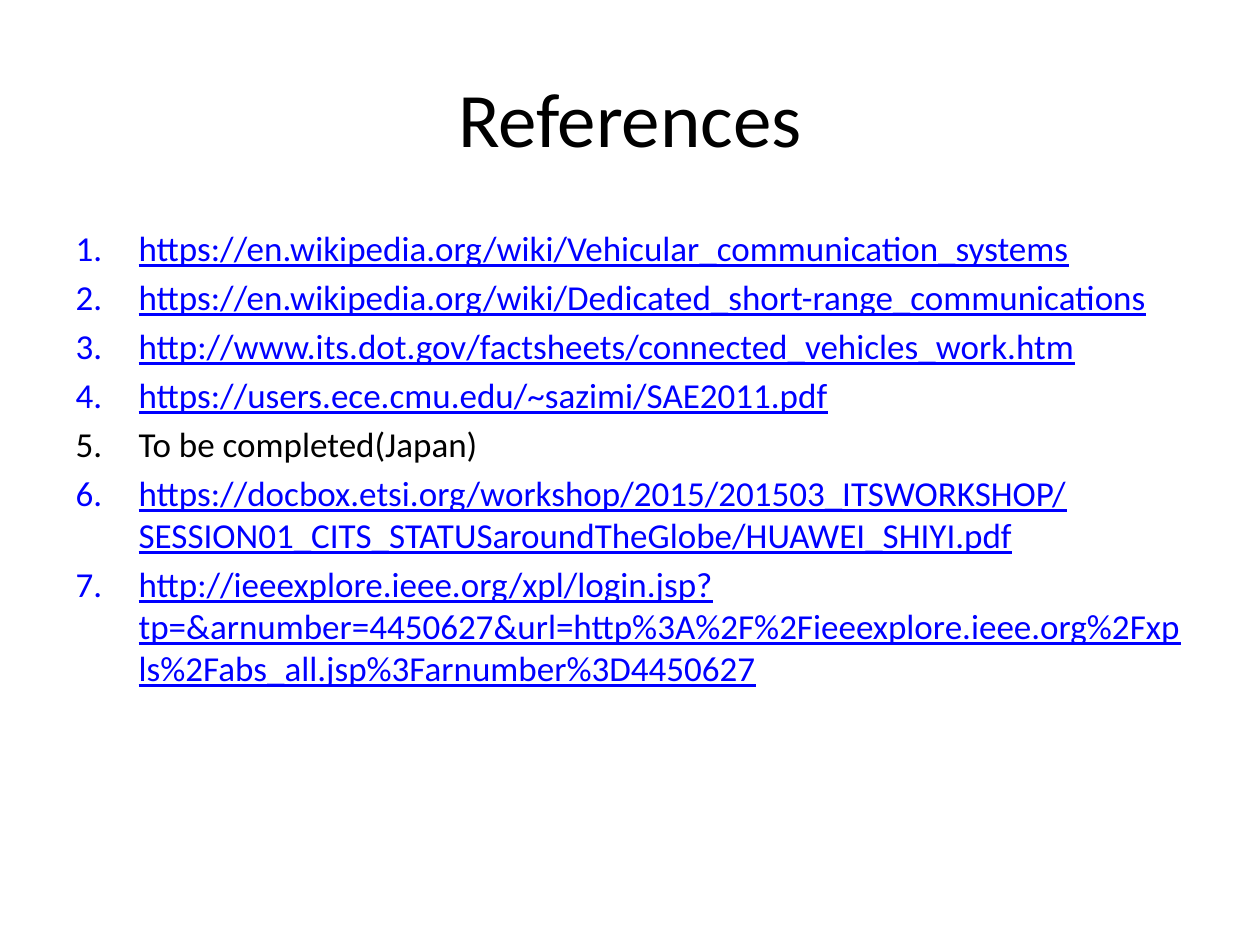
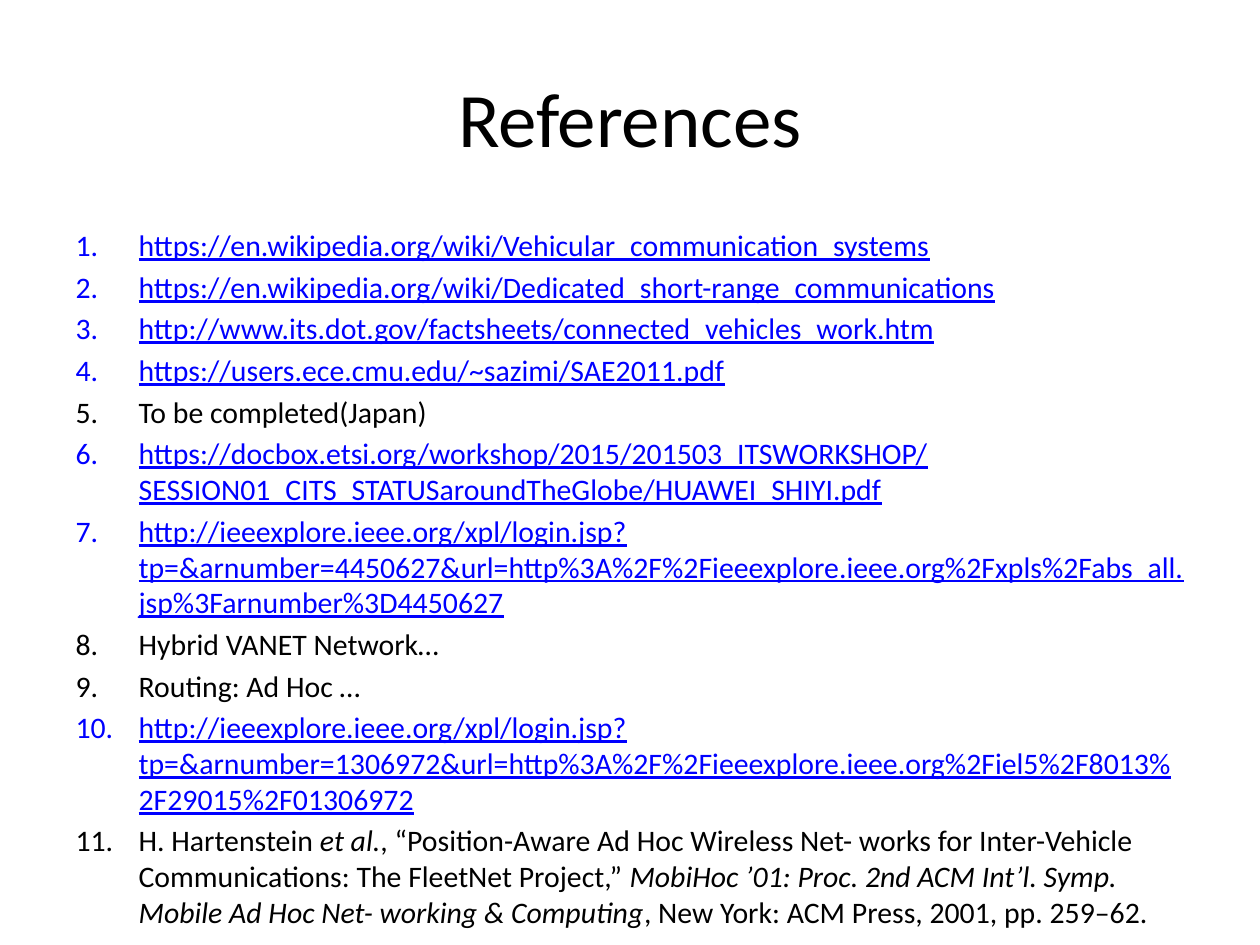
Before and after one commit to zhuangdizhu/huawei_internship, a slide deck: slide 19 of V2V/V2VReview.pptx (slide 14 before the commit). Drawn at 1260x945 pixels with LibreOffice and Linux fonts; fonts in the diff are those of the drawing. Boxes give left, top, right and bottom in pixels: in the first picture for what was removed or moved away, otherwise in the second. Text is boxed around its words. In the diff, an @@ line names an element or a change of style, - is before the commit and + after.

```diff
--- a/V2V/V2VReview.pptx
+++ b/V2V/V2VReview.pptx
@@ text at (139, 235, 1183, 618): size 20 to 17 pt in "https://en.wikipedia.org/wiki/Vehicular_communication_system ...", "https://en.wikipedia.org/wiki/Dedicated_short-range_communic ...", "http://www.its.dot.gov/factsheets/connected_vehicles_work.ht ...", "https://users.ece.cmu.edu/~sazimi/SAE2011.pdf" and 3 more places @@
@@ text at (139, 634, 1171, 928): paragraphs added @@
+8. Hybrid VANET Network…
+9. Routing: Ad Hoc …
+10. http://ieeexplore.ieee.org/xpl/login.jsp?tp=&arnumber=1306972&url=http%3A%2F%2Fieeexplore.ieee.org%2Fiel5%2F8013%2F29015%2F01306972
+11. H. Hartenstein et al., “Position-Aware Ad Hoc Wireless Net- works for Inter-Vehicle Communications: The FleetNet Project,” MobiHoc ’01: Proc. 2nd ACM Int’l. Symp. Mobile Ad Hoc Net- working & Computing, New York: ACM Press, 2001, pp. 259–62.
```
Also in this commit, not shown: 9 other slides changed, 8 slides added, 1 slide removed, 11 other files.
